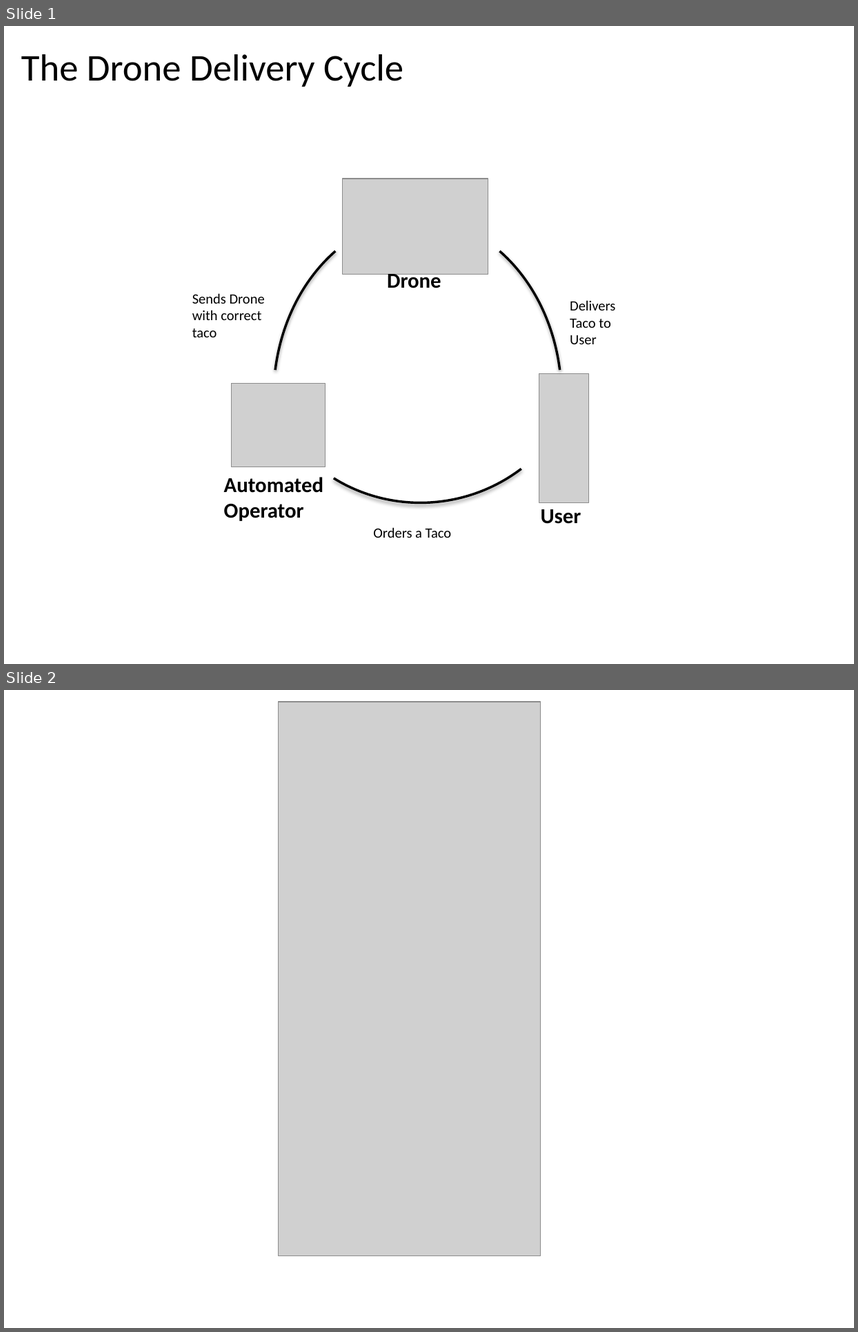
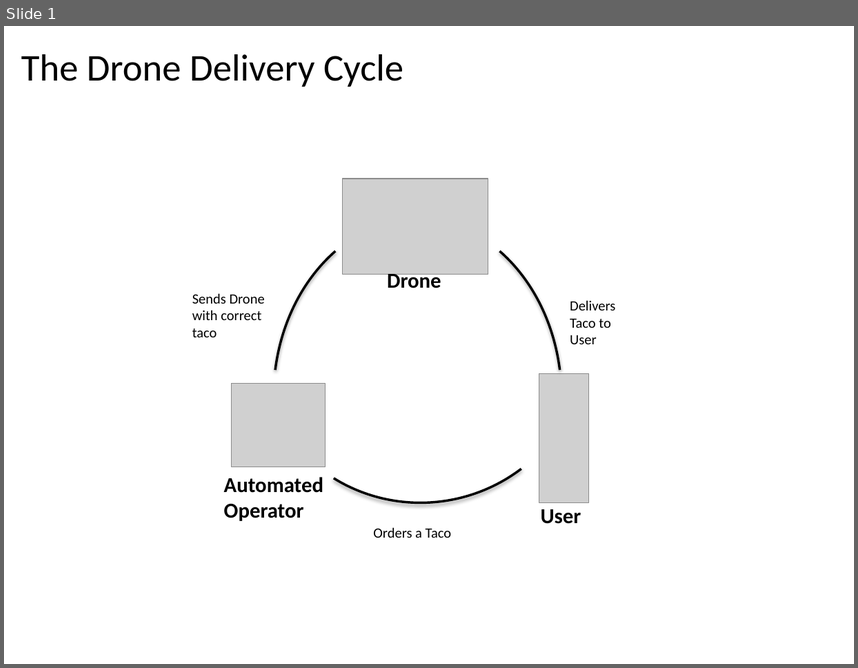
Before and after one commit to tacodrone/tacodroneSXSW, a slide deck: Drone Delivery Mobile App.pptx. Shown one above the other, each under a label of ours: slides 1 and 2 before the commit, slide 1 after it. The pictures are 858x1332 and 858x668 pixels, drawn with LibreOffice and Linux fonts; fonts in the diff are those of the drawing; grey boxes stand for pictures. Boxes give left, top, right and bottom in pixels: in the first picture for what was removed or moved away, otherwise in the second. Text is boxed around its words. In the diff, an @@ line names an element or a change of style, - is before the commit and + after.

```diff
--- a/Drone Delivery Mobile App.pptx
+++ b/Drone Delivery Mobile App.pptx
@@ slide 2 removed at (4,690,854,1328), background #FFFFFF @@
@@ picture removed at (279,702,540,1256) @@
@@ rectangle removed at (296,767,522,840) @@
@@ rectangle removed at (296,837,523,958) @@
@@ rectangle removed at (297,954,523,1171) @@
```
Also in this commit, not shown: 2 slides changed, 6 slides added, 5 other slides removed.
